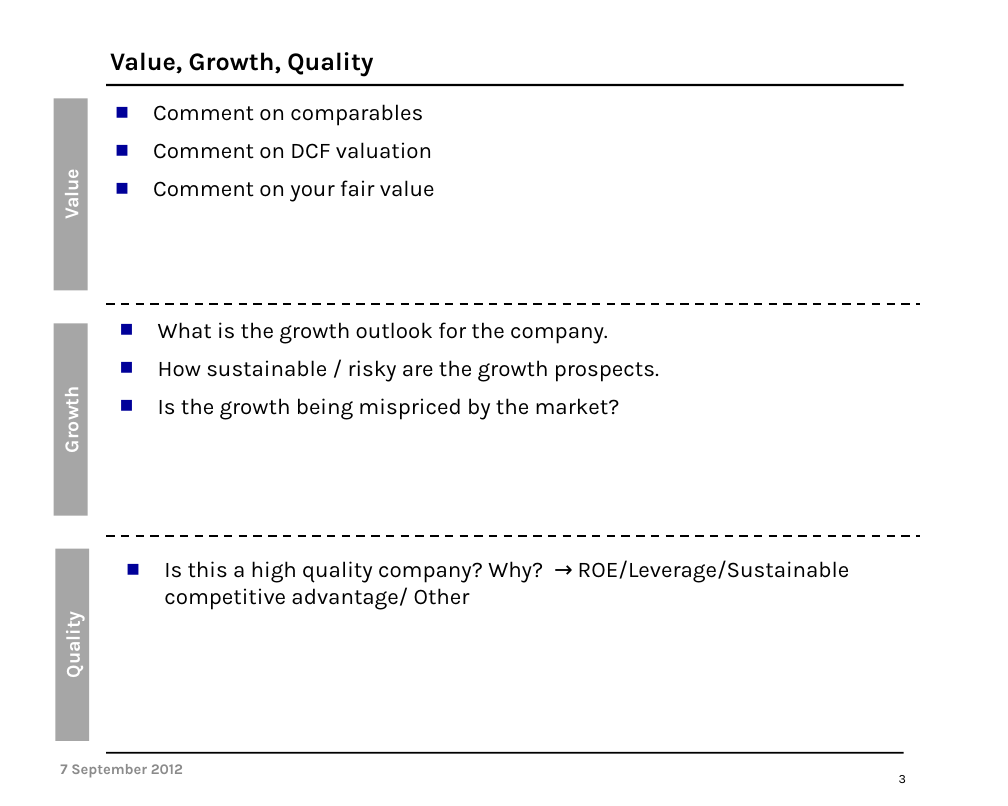
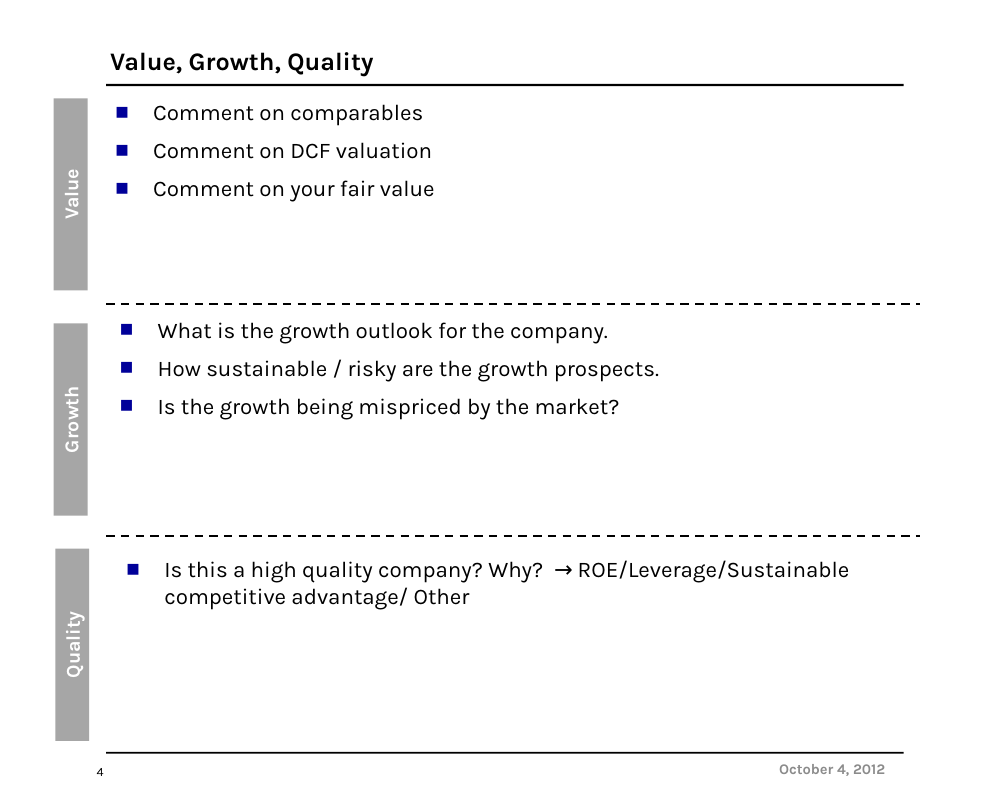
Before and after one commit to leewashmore/Greenfield, a slide deck: slide 4 of SourceCode/GreenField/GreenField.Web/Templates/ICPresentationTemplate.pptx. Drawn at 1008x806 pixels with LibreOffice and Linux fonts; fonts in the diff are those of the drawing; background and template pictures are left out. Boxes give left, top, right and bottom in pixels: in the first picture for what was removed or moved away, otherwise in the second. Text is boxed around its words. In the diff, an @@ line names an element or a change of style, - is before the commit and + after.

```diff
--- a/SourceCode/GreenField/GreenField.Web/Templates/ICPresentationTemplate.pptx
+++ b/SourceCode/GreenField/GreenField.Web/Templates/ICPresentationTemplate.pptx
@@ page number added at [97, 768, 104, 776], 9 pt, text #000000 @@
+4
@@ text at [779, 764, 885, 776]: text changed @@
-7 September 2012
+October 4, 2012
@@ page number removed at [899, 775, 906, 783] @@
-3
```
Also in this commit, not shown: 4 other slides changed, 2 other files.
